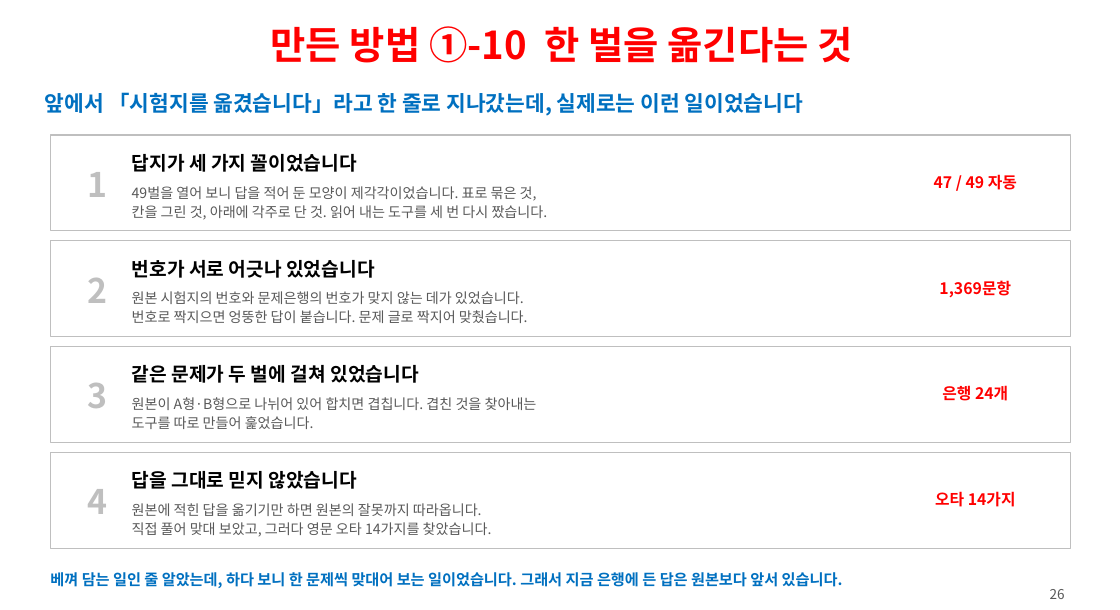
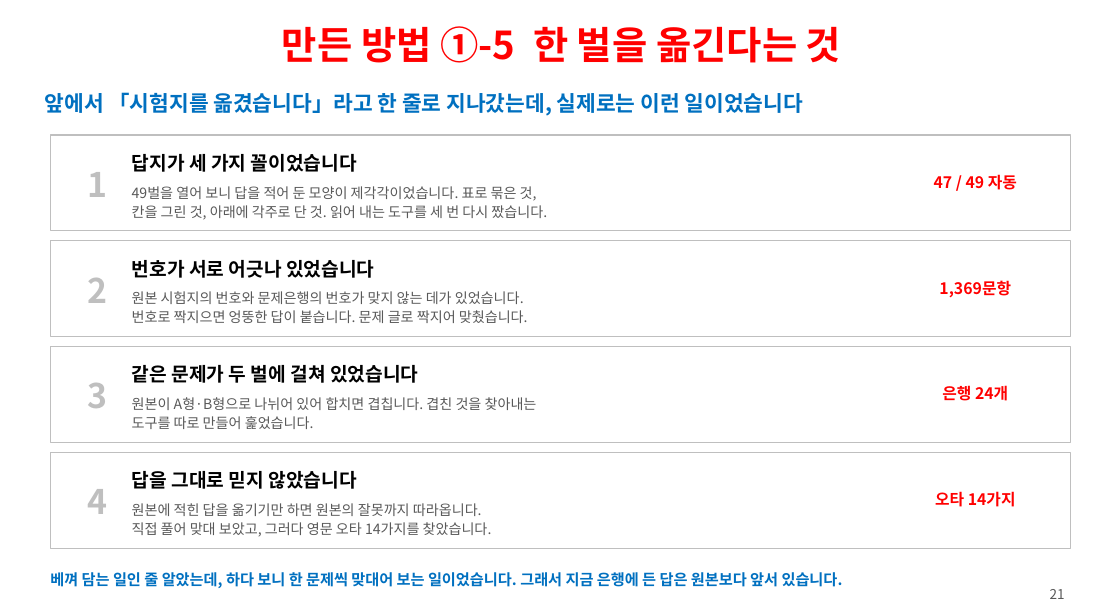
Before and after one commit to ys1277-sys/HIENDT-CBT, a slide deck: slide 21 of docs/발표자료-CBT-2026-08.pptx (slide 26 before the commit). Drawn at 1120x610 pixels with LibreOffice and Linux fonts; fonts in the diff are those of the drawing. Boxes give left, top, right and bottom in pixels: in the first picture for what was removed or moved away, otherwise in the second. Text is boxed around its words. In the diff, an @@ line names an element or a change of style, - is before the commit and + after.

```diff
--- a/docs/발표자료-CBT-2026-08.pptx
+++ b/docs/발표자료-CBT-2026-08.pptx
@@ text at (282,26,841,63): text changed @@
-만든 방법 ①-10 한 벌을 옮긴다는 것
+만든 방법 ①-5 한 벌을 옮긴다는 것
@@ text at (1050,589,1065,599): text changed @@
-26
+21
```
Also in this commit, not shown: 18 other slides changed, 1 slide added, 1 slide removed, 1 other file.
